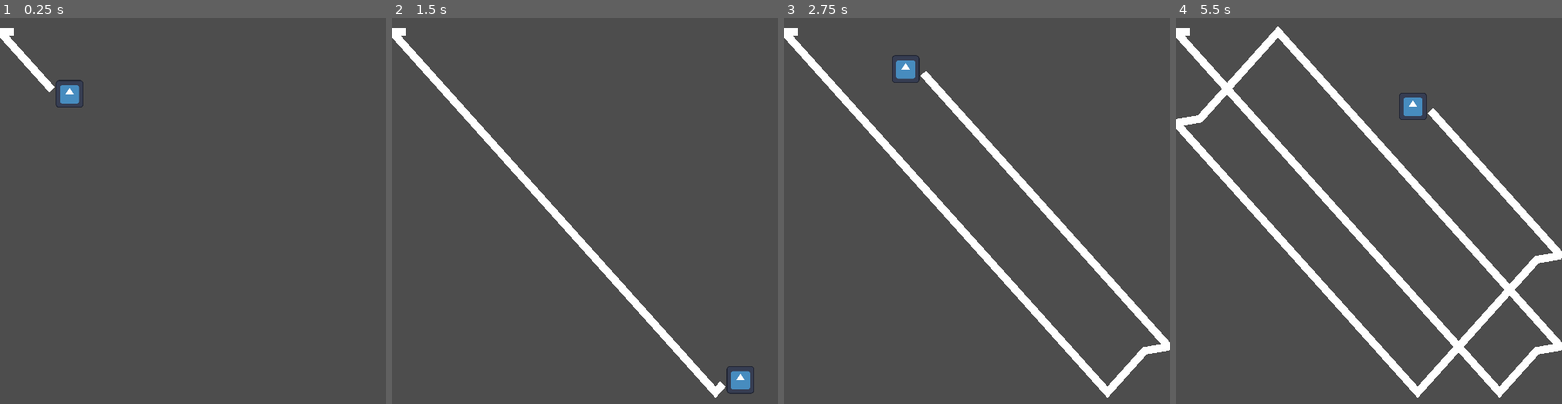
Above: before the commit, frames 1-4 (left to right).
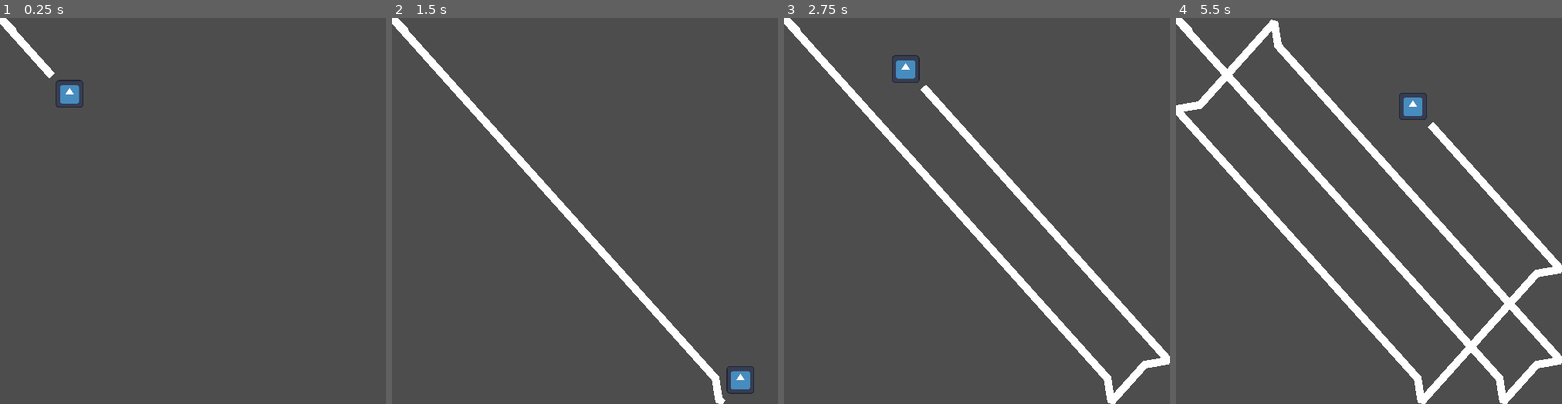
Above: after the commit, the same moments.

Repository: knuklz/MiniJam165
Game: Godot game, scene res://Main.tscn
Two runs of this game, one before a commit and one after it. Both use one fixed random seed, a clock stepped at 60 frames per second and the inputs below. The engine's default icon, where the game draws it, is replaced by a stand-in: a white triangle on a blue panel in a dark square.
Inputs:
- Up to frame 1 (0.25 s): no input
- Up to frame 2 (1.5 s): no input
- Up to frame 3 (2.75 s): no input
- Up to frame 4 (5.5 s): no input

The runs differ from the first frame. In frame 1, 0.8% of the frame differs, in the area x 0-15%, y 0-20%; in frame 2, 5.1%; in frame 3, 9.5%; in frame 4, 18%, in the area x 0-100%, y 0-100%.

Commit message:
Added Y Brush Offset.

Diff:
--- a/brush.gd
+++ b/brush.gd
@@ -54,9 +54,14 @@
 func updateTrailOffset():
 	var dir:Vector2=checkDirection(speed)
 	if(dir.x == 1):
-		trailOffset = Vector2((height*-1).x/2,0)
+		trailOffset.x = (height.x *-1)/2
 	else:
-		trailOffset = Vector2(height.x/2,0)
+		trailOffset.x = height.x/2
+
+	if(dir.y == 1):
+		trailOffset.y = (height.y*-1)/2
+	else:
+		trailOffset.y = height.y/2
 
 func checkDirection(velocity: Vector2) -> Vector2:
 	var dir: Vector2
